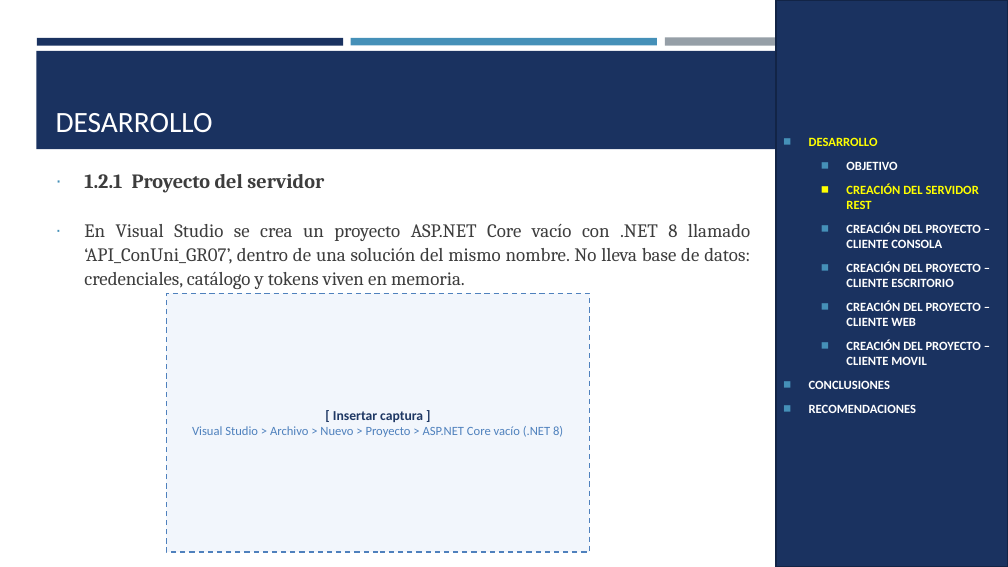
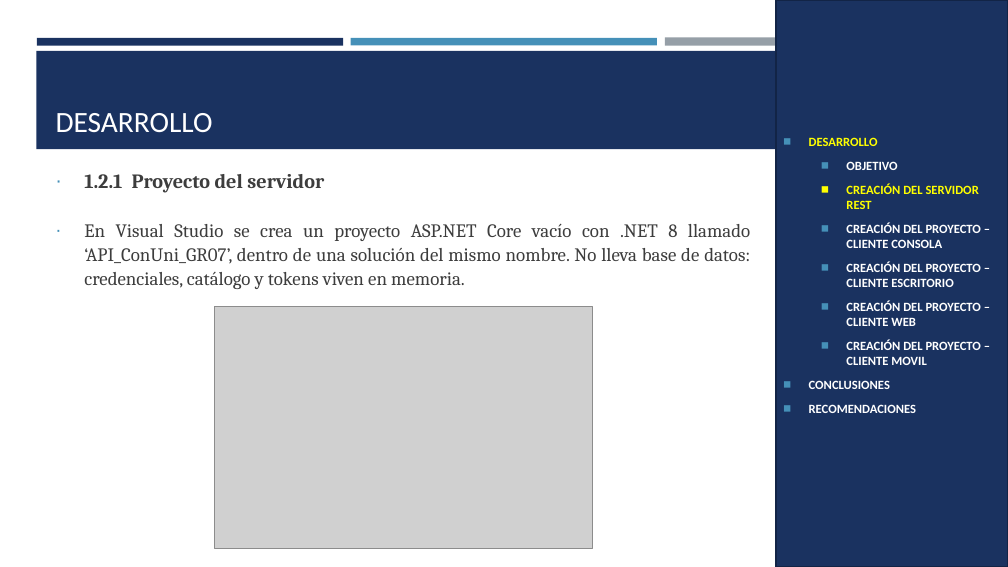
Before and after one commit to ldmoran/PAO202651_ARQSOFT_NRC36883, a slide deck: slide 4 of P1/TI.1.4. PAO202651_RESTFUL_DOTNET_SINBDD_NRC_36883_GR07/05. DOCUMENTACION/PRESENTACION TI.1.4. RESTFUL sin BDD en DOTNET GR07.pptx. Drawn at 1008x567 pixels with LibreOffice and Linux fonts; fonts in the diff are those of the drawing; grey boxes stand for pictures. Boxes give left, top, right and bottom in pixels: in the first picture for what was removed or moved away, otherwise in the second. Text is boxed around its words. In the diff, an @@ line names an element or a change of style, - is before the commit and + after.

```diff
--- a/P1/TI.1.4. PAO202651_RESTFUL_DOTNET_SINBDD_NRC_36883_GR07/05. DOCUMENTACION/PRESENTACION TI.1.4. RESTFUL sin BDD en DOTNET GR07.pptx
+++ b/P1/TI.1.4. PAO202651_RESTFUL_DOTNET_SINBDD_NRC_36883_GR07/05. DOCUMENTACION/PRESENTACION TI.1.4. RESTFUL sin BDD en DOTNET GR07.pptx
@@ rectangle removed at (x1=166, y1=293, x2=590, y2=552) @@
-[ Insertar captura ]
-Visual Studio > Archivo > Nuevo > Proyecto > ASP.NET Core vacío (.NET 8)
@@ picture added at (x1=215, y1=306, x2=592, y2=548) @@
```
Also in this commit, not shown: 5 other slides changed, 12 other files.
